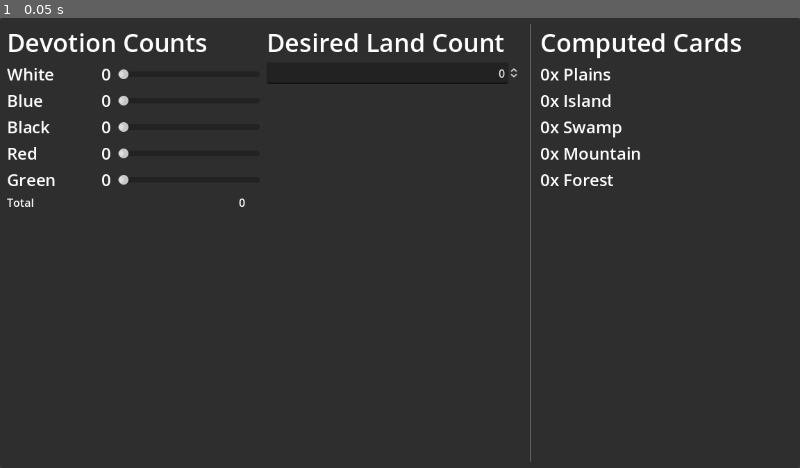
Above: before the commit, frame 1.
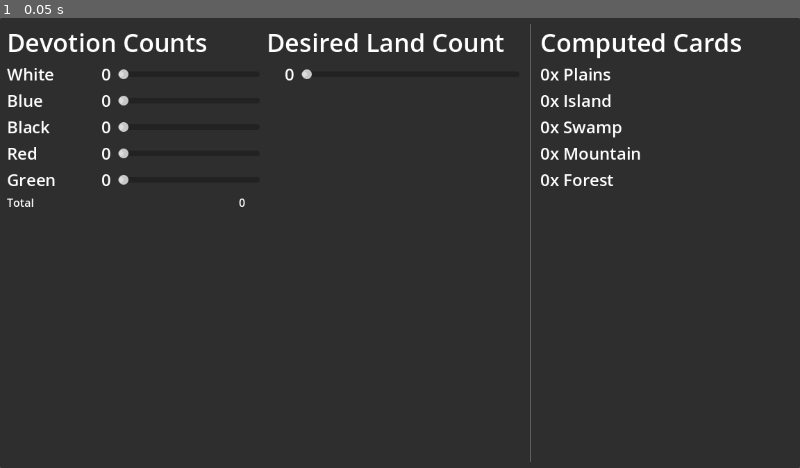
Above: after the commit, the same moment.

Repository: phrasmotica/mtg-helper
Game: Godot game, scene res://scenes/land_calculator.tscn
The game is run twice, just before and just after one commit, with the same random seed, the same clock (stepped at 60 frames per second) and the same inputs.
Inputs:
- Up to frame 1 (0.05 s): no input

The runs differ from the first frame. In frame 1, 0.1% of the frame differs, in the area x 33-65%, y 11-15%.

Commit message:
Use slider instead of spin box for desired land count

Diff:
--- a/scenes/land_count.tscn
+++ b/scenes/land_count.tscn
@@ -11,9 +11,31 @@
 theme_override_font_sizes/font_size = 36
 text = "Desired Land Count"
 
-[node name="SpinBox" type="SpinBox" parent="."]
+[node name="HBoxContainer" type="HBoxContainer" parent="."]
+layout_mode = 2
+theme_override_constants/separation = 10
+
+[node name="SpinBox" type="SpinBox" parent="HBoxContainer"]
+visible = false
 layout_mode = 2
 max_value = 30.0
 alignment = 2
 
-[connection signal="value_changed" from="SpinBox" to="." method="_on_spin_box_value_changed"]
+[node name="AmountLabel" type="Label" parent="HBoxContainer"]
+unique_name_in_owner = true
+custom_minimum_size = Vector2(40, 2.08165e-12)
+layout_mode = 2
+theme_override_font_sizes/font_size = 24
+text = "0"
+horizontal_alignment = 2
+
+[node name="HSlider" type="HSlider" parent="HBoxContainer"]
+unique_name_in_owner = true
+custom_minimum_size = Vector2(100, 2.08165e-12)
+layout_mode = 2
+size_flags_horizontal = 3
+size_flags_vertical = 1
+max_value = 30.0
+
+[connection signal="value_changed" from="HBoxContainer/SpinBox" to="." method="_on_spin_box_value_changed"]
+[connection signal="value_changed" from="HBoxContainer/HSlider" to="." method="_on_h_slider_value_changed"]
--- a/scripts/land_count.gd
+++ b/scripts/land_count.gd
@@ -1,7 +1,15 @@
 @tool
 class_name LandCount extends VBoxContainer
+
+@onready
+var amount_label: Label = %AmountLabel
 
 signal count_changed(count: int)
 
 func _on_spin_box_value_changed(value: float):
 	count_changed.emit(int(value))
+
+func _on_h_slider_value_changed(value: float):
+	amount_label.text = str(int(value))
+
+	count_changed.emit(int(value))
